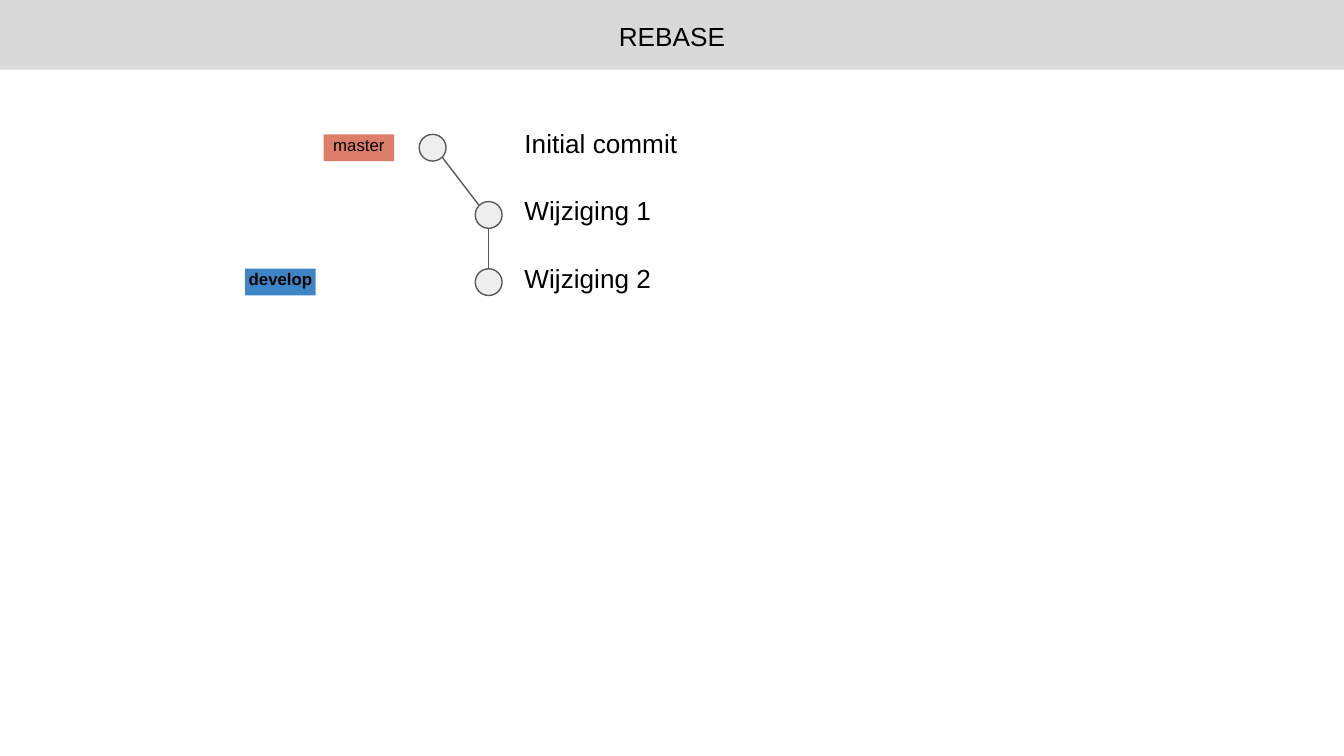
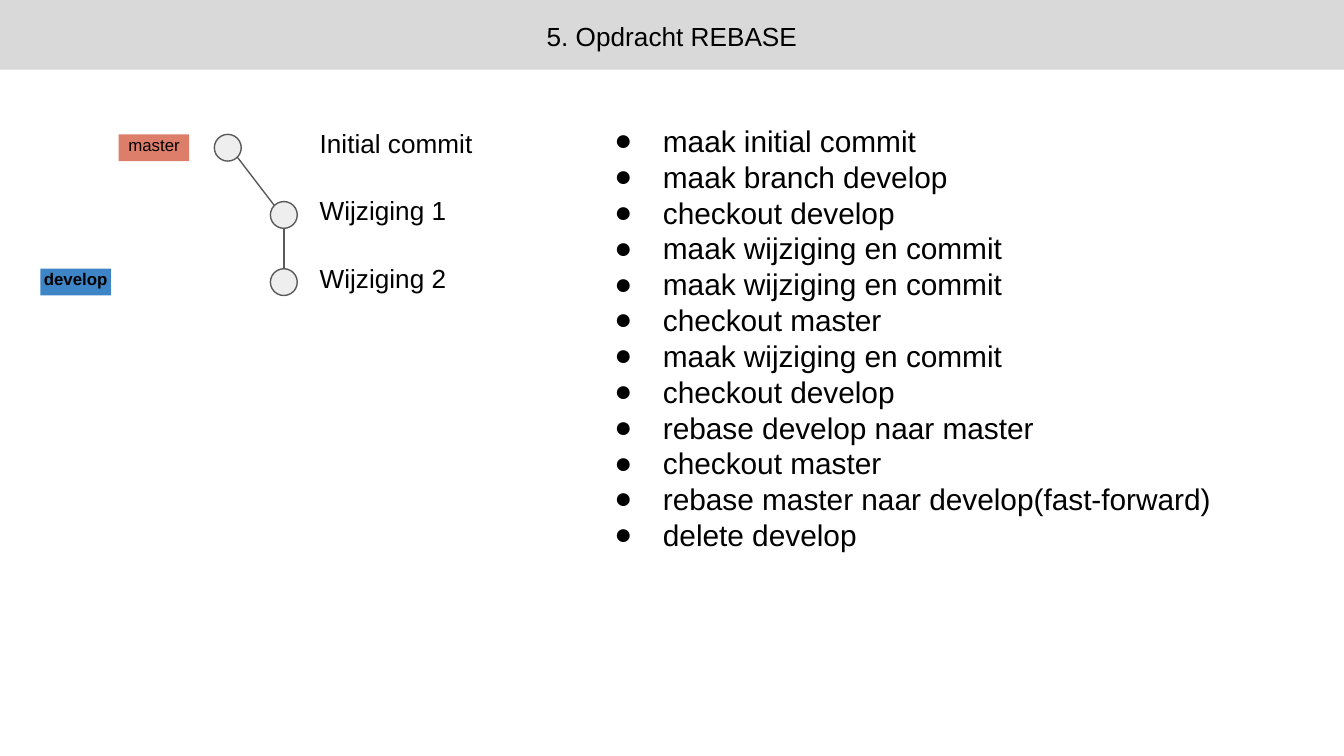
Before and after one commit to Lveekhout/juniorsoftwareengineer, a slide deck: slide 5 of git-workshop-opdracht-rebase.pptx. Drawn at 1344x756 pixels with LibreOffice and Linux fonts; fonts in the diff are those of the drawing. Boxes give left, top, right and bottom in pixels: in the first picture for what was removed or moved away, otherwise in the second. Text is boxed around its words. In the diff, an @@ line names an element or a change of style, - is before the commit and + after.

```diff
--- a/git-workshop-opdracht-rebase.pptx
+++ b/git-workshop-opdracht-rebase.pptx
@@ text in rectangle at <box>547,27,797,52</box>: text changed @@
-REBASE
+5. Opdracht REBASE
@@ ellipse: place and size @@
-ellipse at <box>476,269,503,296</box>
+ellipse at <box>215,134,242,161</box>
@@ text added at <box>663,130,1210,552</box>, 16 pt, text #000000 @@
+● maak initial commit
+● maak branch develop
+● checkout develop
+● maak wijziging en commit
+● maak wijziging en commit
+● checkout master
+● maak wijziging en commit
+● checkout develop
+● rebase develop naar master
+● checkout master
+● rebase master naar develop(fast-forward)
+● delete develop
@@ 3 texts, 2 rectangles, 2 lines, 1 ellipse: place and size @@
-3 texts, 2 rectangles, 2 lines, 1 ellipse at <box>245,134,677,296</box>
+3 texts, 2 rectangles, 2 lines, 1 ellipse at <box>40,134,472,296</box>
@@ ellipse: place and size @@
-ellipse at <box>419,134,446,161</box>
+ellipse at <box>270,269,297,296</box>
```
Also in this commit, not shown: 11 other slides changed, 14 other files.
